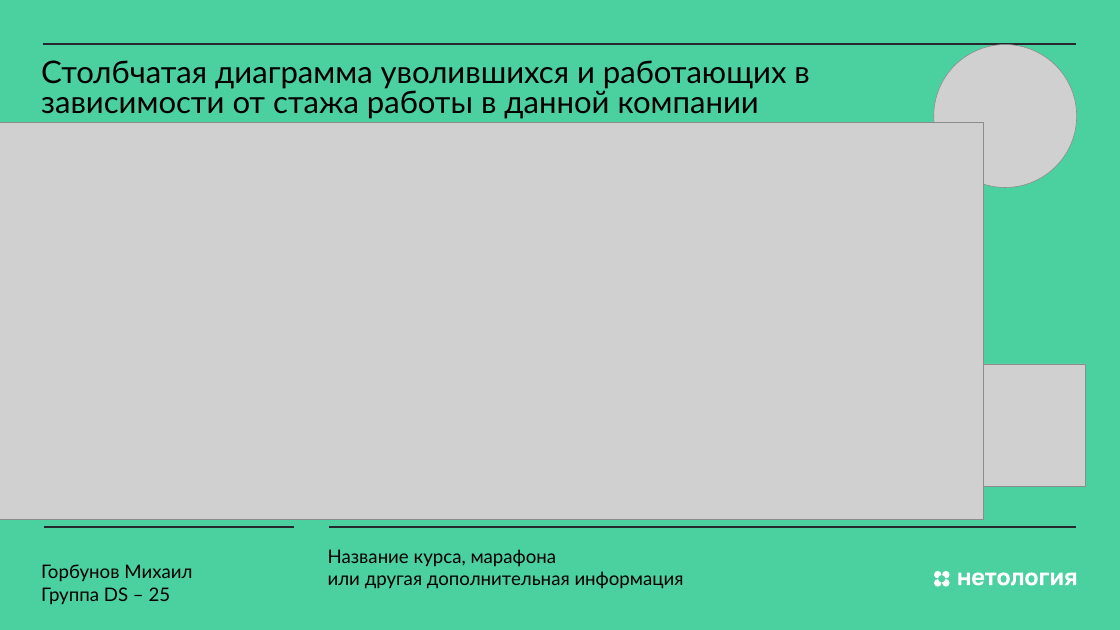
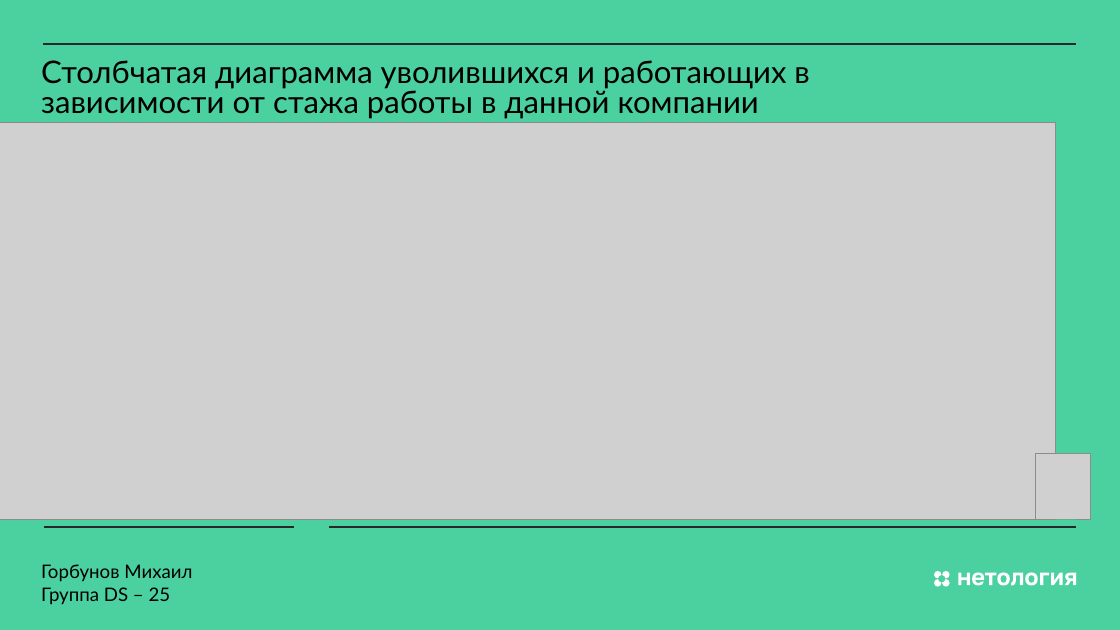
Before and after one commit to MS-max914/MX_2X, a slide deck: slide 16 of Diplom/10_10/Prezent.pptx. Drawn at 1120x630 pixels with LibreOffice and Linux fonts; fonts in the diff are those of the drawing; grey boxes stand for pictures. Boxes give left, top, right and bottom in pixels: in the first picture for what was removed or moved away, otherwise in the second. Text is boxed around its words. In the diff, an @@ line names an element or a change of style, - is before the commit and + after.

```diff
--- a/Diplom/10_10/Prezent.pptx
+++ b/Diplom/10_10/Prezent.pptx
@@ picture removed at <box>934,45,1076,188</box> @@
@@ picture: place and size @@
-picture at <box>0,122,983,520</box>
+picture at <box>0,122,1055,520</box>
@@ picture removed at <box>983,364,1085,487</box> @@
@@ picture added at <box>1035,454,1090,519</box> @@
@@ text removed at <box>328,549,684,589</box> @@
-Название курса, марафона
-или другая дополнительная информация
```
Also in this commit, not shown: 21 other slides changed, 3 slides added, 4 slides removed.
